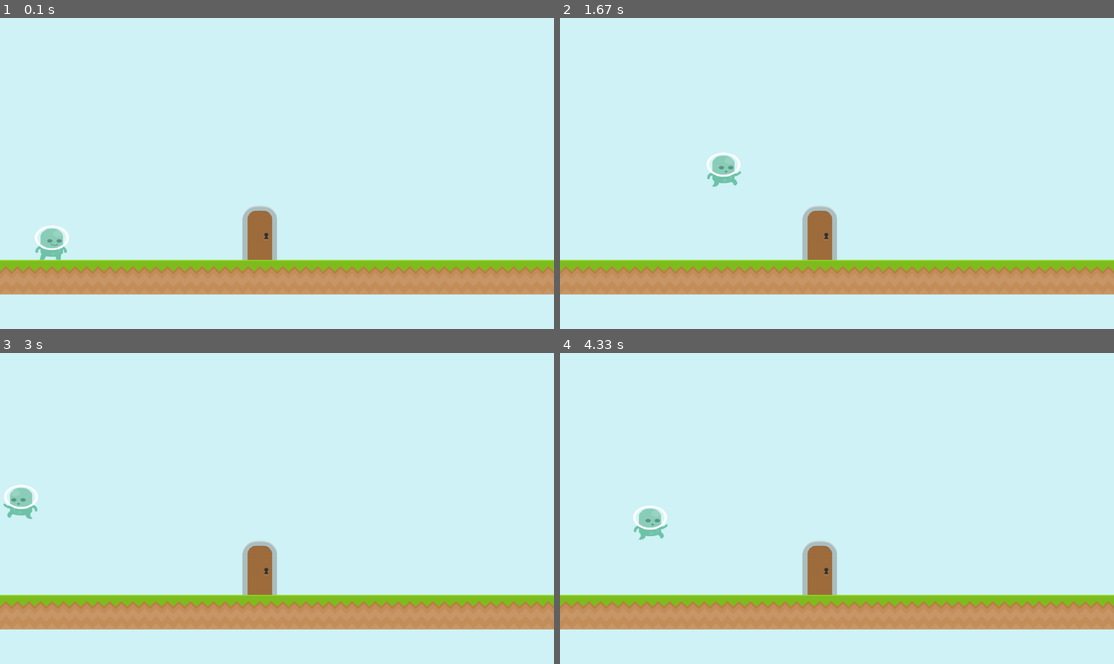
Above: before the commit, frames 1-4 (two rows, left to right).
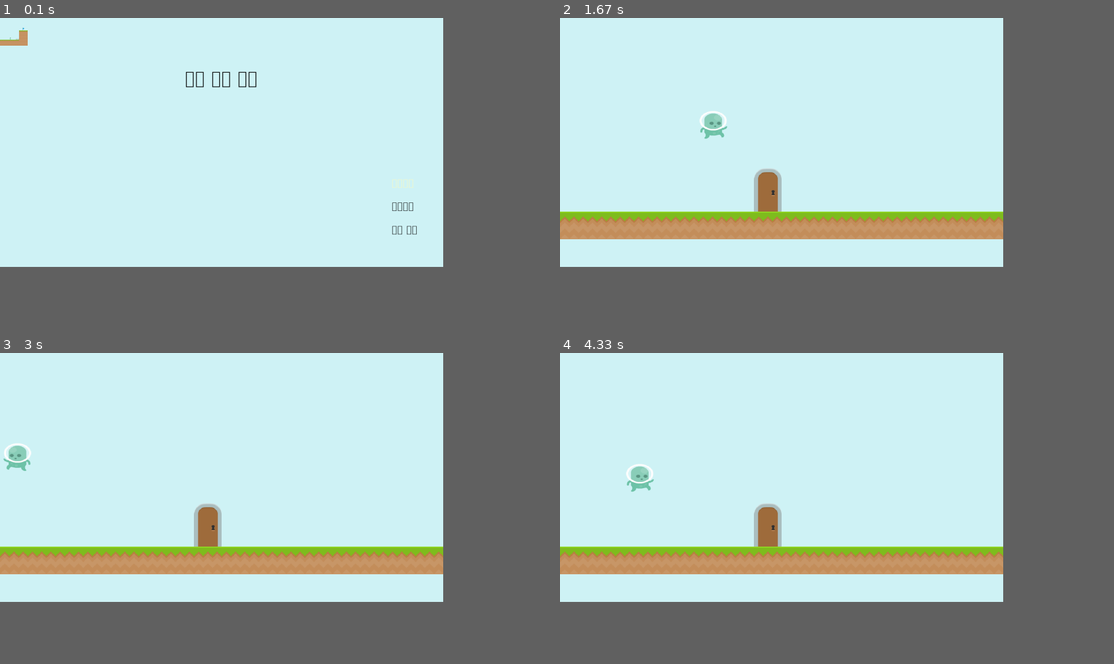
Above: after the commit, the same moments.

Repository: coinmoles/pygame-jam
Game: pygame game, started from main.py
The game is run twice, just before and just after one commit, with the same random seed, the same clock (stepped at 60 frames per second) and the same inputs.
Inputs:
- Up to frame 1 (0.1 s): no input
- Up to frame 2 (1.67 s): tap Enter at 0.33 s; hold Enter 0.67-1.13 s; hold Right 0.67-1.13 s; hold Right 1.17-1.63 s; tap Space at 1.23, 1.53 s
- Up to frame 3 (3 s): hold Left 1.67-2.2 s; tap Space at 1.73, 2.03, 2.3, 2.6, 2.73 s; hold Left 2.23-2.63 s; tap W at 2.38 s; hold Right from 2.67 s (still down)
- Up to frame 4 (4.33 s): tap Space at 3.03, 3.4, 3.7, 3.9, 4.2 s; release Right at 3.3 s; hold Left 3.33-3.8 s; hold Right 3.83-4.3 s; tap W at 3.98 s
The window is 900x506 before the commit and 720x405 after it. Grey fills any space a smaller window leaves; there, only what the larger window draws over its background counts as a difference.

The runs differ from the first frame. In frame 1, 13% of the frame differs, in the area x 0-100%, y 3-89%; in frame 2, 20%, in the area x 0-100%, y 29-89%; in frame 3, 20%; in frame 4, 20%.

Commit message:
Added intro scene

Diff:
--- /dev/null
+++ b/Entity/BackgroundObject/Background.py
@@ -0,0 +1,7 @@
+from Entity.BackgroundObject.BackgroundObject import BackgroundObject
+from pygame.math import Vector2
+
+
+class Background(BackgroundObject):
+    def __init__(self):
+        super().__init__(Vector2(0, 0), ["intro_bg"], 1)
--- a/Game.py
+++ b/Game.py
@@ -1,6 +1,6 @@
 import pygame as pg
 from SceneData.main_menu import main_menu
-from Scene.ChapterScene import ChapterScene
+from Scene.IntroScene import IntroScene
 from constants import *
 from SceneData.parse_id import parse_id
 from globals import GLOBALS
@@ -13,10 +13,12 @@
         GLOBALS.set_screen(pg.display.set_mode((SCREEN.width, SCREEN.height), 0, 32))
         GLOBALS.load_images()
         GLOBALS.load_sounds()
-        self.current_scene = ChapterScene(main_menu, (0, 0))
+        self.current_scene = IntroScene()
         self.clock = pg.time.Clock()
 
     def run(self):
+        self.current_scene.scene_start()
+
         while True:
             for event in pg.event.get():
                 self.handle_event(event)
--- /dev/null
+++ b/Scene/IntroScene.py
@@ -0,0 +1,51 @@
+import pygame as pg
+from Scene.Scene import Scene
+from Entity.BackgroundObject.Background import Background
+from constants import CHANGE_SCENE, COLORS, SCREEN
+from globals import GLOBALS
+
+class IntroScene(Scene):
+    def __init__(self):
+        super().__init__((-1, 0))
+        self.entityList.add(Background())
+        self.music_path = "assets/sound/music/IntroTheme.mp3"
+
+        self.choice = 0
+        self.titlefont = pg.font.Font("assets/font/jangmi.ttf", 144 * SCREEN.width // 1920)
+        self.optionfont = pg.font.Font("assets/font/jangmi.ttf", 80 * SCREEN.width // 1920)
+
+    def handle_event(self, event: pg.event.Event):
+        super().handle_event(event)
+        if event.type == pg.KEYDOWN:
+            if event.key == pg.K_RETURN:
+                if self.choice == 0:
+                    pg.event.post(pg.event.Event(CHANGE_SCENE, next_scene_id=(0, 0)))
+                elif self.choice == 1:
+                    pg.event.post(pg.event.Event(CHANGE_SCENE, next_scene_id=(0, 0)))
+                elif self.choice == 2:
+                    pg.event.post(pg.event.Event(pg.QUIT))
+
+            elif event.key == pg.K_UP:
+                self.choice = (self.choice + 2) % 3
+
+            elif event.key == pg.K_DOWN:
+                self.choice = (self.choice + 1) % 3
+
+    def update(self):
+        super().update()
+
+        title = self.titlefont.render("시체 밟는 게임", True, COLORS["black"])
+        title_rect = title.get_rect(center=(SCREEN.width // 2, SCREEN.height // 4))
+        GLOBALS.screen.blit(title, title_rect)
+
+        option1 = self.optionfont.render("새로하기", True, COLORS["black"] if self.choice != 0 else COLORS["yellow"]["100"])
+        option1_rect = title.get_rect(center=(SCREEN.width * 29 // 30, SCREEN.height * 11 // 16))
+        GLOBALS.screen.blit(option1, option1_rect)
+
+        option2 = self.optionfont.render("이어하기", True, COLORS["black"] if self.choice != 1 else COLORS["yellow"]["100"])
+        option2_rect = title.get_rect(center=(SCREEN.width * 29 // 30, SCREEN.height * 25 // 32))
+        GLOBALS.screen.blit(option2, option2_rect)
+
+        option3 = self.optionfont.render("게임 종료", True, COLORS["black"] if self.choice != 2 else COLORS["yellow"]["100"])
+        option3_rect = title.get_rect(center=(SCREEN.width * 29 // 30, SCREEN.height * 14 // 16))
+        GLOBALS.screen.blit(option3, option3_rect)
--- a/constants.py
+++ b/constants.py
@@ -2,8 +2,8 @@
 import pygame as pg
 
 SCREEN = get_monitors()[0]
-SCREEN.width = 1600
-SCREEN.height = 900
+# SCREEN.width = 1600
+# SCREEN.height = 900
 UNITSIZE = SCREEN.height / 9
 FPS = 60
 
--- a/globals.py
+++ b/globals.py
@@ -2,7 +2,7 @@
 import pygame as pg
 from typing import Dict
 import os
-from constants import UNITSIZE
+from constants import SCREEN, UNITSIZE
 
 
 class GameGlobals:
@@ -33,6 +33,8 @@
                         image = pg.transform.scale(image, (UNITSIZE * 2 / 3, UNITSIZE))
                     else:
                         image = pg.transform.scale(image, (UNITSIZE * 2 / 3 * 1.05, UNITSIZE * 1.05))
+                elif subdir == "./assets/images\\background":
+                    image = pg.transform.scale(image, (SCREEN.width, SCREEN.height))
                 else:
                     image = pg.transform.scale(image, (UNITSIZE, UNITSIZE))
                 self.images[image_name] = image
Binary file removed: assets/images/background/cloud1.png
Binary file removed: assets/images/background/cloud2.png
Binary file removed: assets/images/background/cloud3.png
Binary file added: assets/images/background/intro_bg.png
Not shown, added: assets/font/jangmi.ttf
